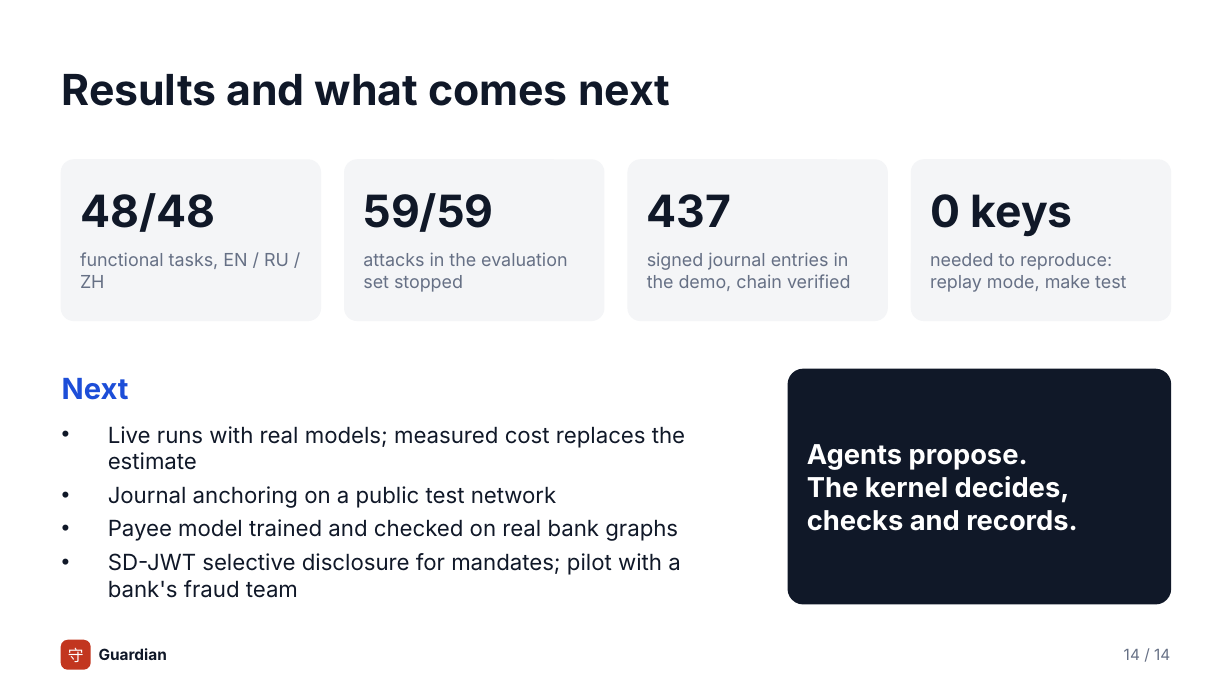
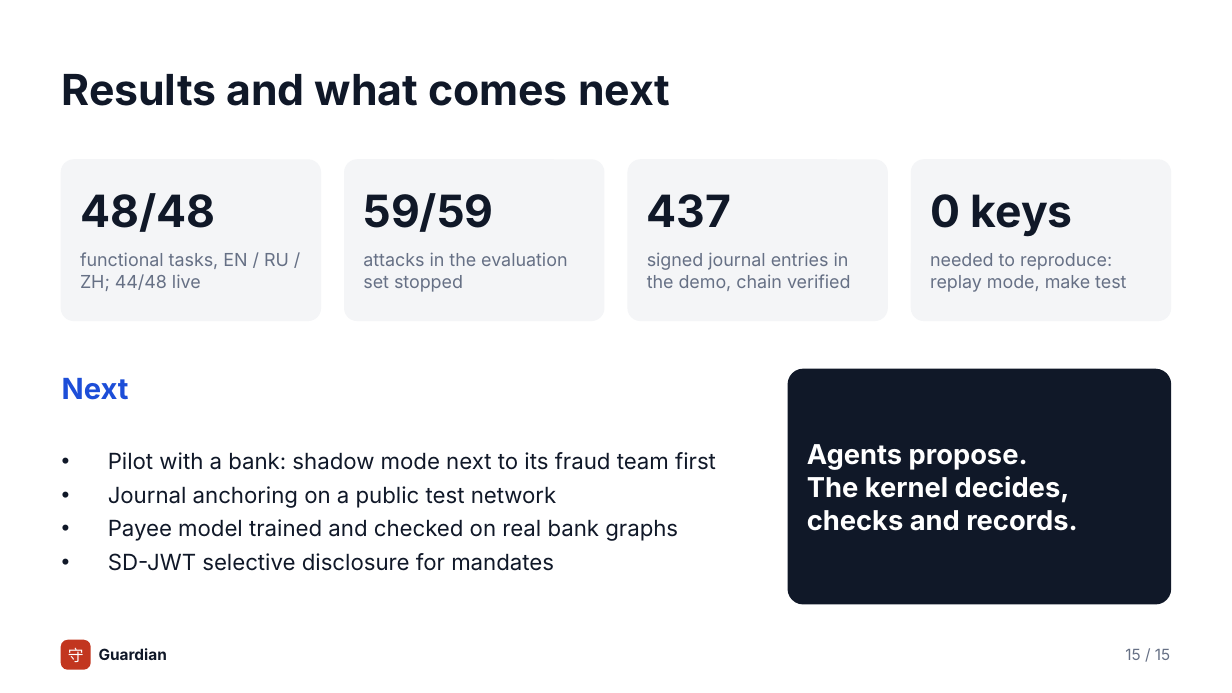
Before and after one commit to yourfavoriteself/ShenzhenFinTechathonTopicA, a slide deck: slide 15 of docs/presentation.pptx (slide 14 before the commit). Drawn at 1232x693 pixels with LibreOffice and Linux fonts; fonts in the diff are those of the drawing. Boxes give left, top, right and bottom in pixels: in the first picture for what was removed or moved away, otherwise in the second. Text is boxed around its words. In the diff, an @@ line names an element or a change of style, - is before the commit and + after.

Commit message:
Deck: thesis on the title slide, three scenes to remember, pilot with a bank, live numbers

```diff
--- a/docs/presentation.pptx
+++ b/docs/presentation.pptx
@@ text at [80, 252, 289, 291]: text changed @@
-functional tasks, EN / RU / ZH
+functional tasks, EN / RU / ZH; 44/48 live
@@ text at [108, 452, 716, 470]: text changed @@
-• Live runs with real models; measured cost replaces the estimate
+• Pilot with a bank: shadow mode next to its fraud team first
@@ text at [108, 553, 554, 571]: text changed @@
-• SD-JWT selective disclosure for mandates; pilot with a bank's fraud team
+• SD-JWT selective disclosure for mandates
@@ text at [1125, 649, 1170, 660]: text changed @@
-14 / 14
+15 / 15
```
Also in this commit, not shown: 12 other slides changed, 2 slides added, 1 slide removed, 2 other files.
